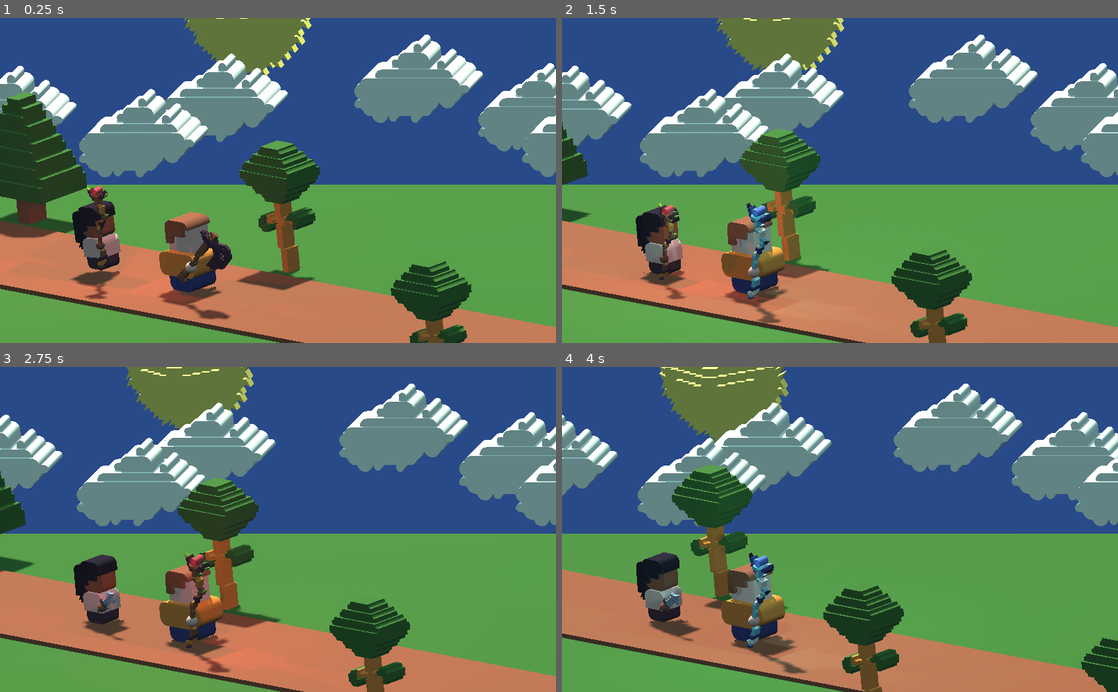
Above: before the commit, frames 1-4 (two rows, left to right).
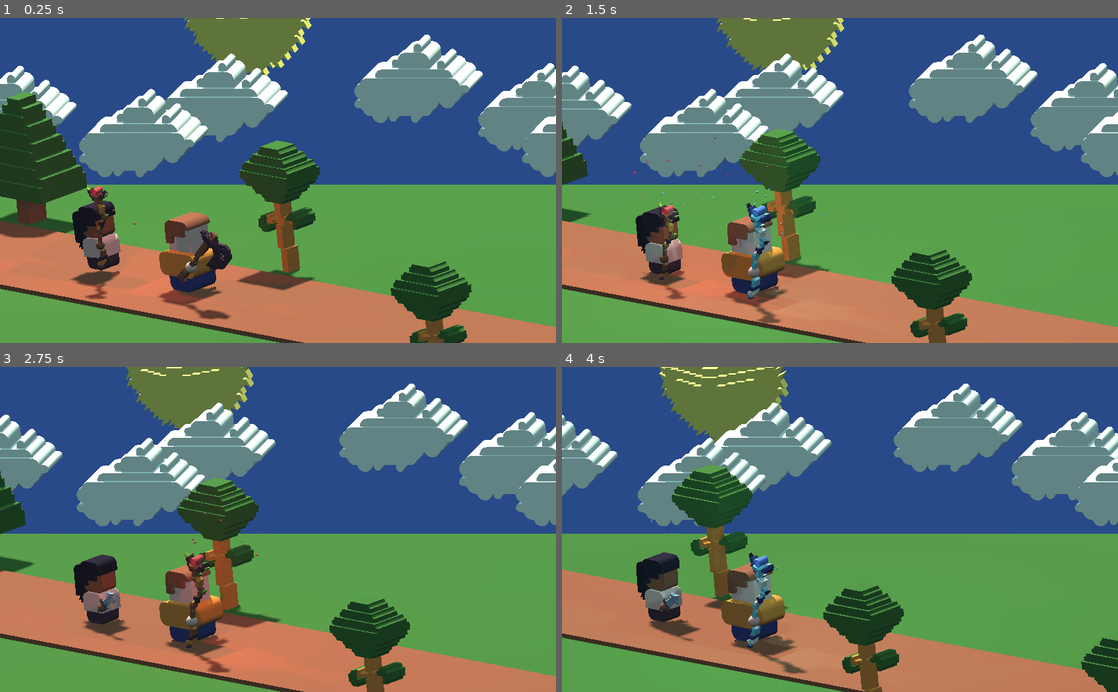
Above: after the commit, the same moments.

Repository: matt-cles/item-assistant
Game: Godot game, scene res://scenes/Main.tscn
Two runs of this game, one before a commit and one after it. Both use one fixed random seed, a clock stepped at 60 frames per second and the inputs below.
Inputs:
- Up to frame 1 (0.25 s): no input
- Up to frame 2 (1.5 s): tap Enter (ui_accept) at 0.5, 0.77 s; hold Right (ui_right) 0.53-1.28 s; hold Down (ui_down) from 1.28 s (still down)
- Up to frame 3 (2.75 s): tap Enter (ui_accept) at 1.52 s; release Down (ui_down) at 2.03 s; hold Right (ui_right) from 2.03 s (still down)
- Up to frame 4 (4 s): release Right (ui_right) at 2.78 s; hold Up (ui_up) 2.78-3.53 s; tap Enter (ui_accept) at 3.02, 3.77 s; hold Left (ui_left) from 3.53 s (still down)

The runs differ from the first frame. In frame 1, less than 0.1% of the frame differs, in the area x 17-25%, y 53-64%; in frame 2, less than 0.1%, in the area x 12-47%, y 36-67%; in frame 3, less than 0.1%; in frame 4, less than 0.1%.

Commit message:
modify items

Diff:
--- a/scenes/Items.tscn
+++ b/scenes/Items.tscn
@@ -28,6 +28,22 @@
 
 [sub_resource type="SphereMesh" id=1]
 
+[sub_resource type="ParticlesMaterial" id=2]
+lifetime_randomness = 0.4
+direction = Vector3( 0, 1, 0 )
+gravity = Vector3( 0, -1.152, 0 )
+initial_velocity = 22.64
+scale = 0.5
+scale_random = 1.0
+
+[sub_resource type="CubeMesh" id=3]
+material = ExtResource( 2 )
+size = Vector3( 0.02, 0.02, 0.02 )
+
+[sub_resource type="CubeMesh" id=4]
+material = ExtResource( 20 )
+size = Vector3( 0.02, 0.02, 0.02 )
+
 [node name="items" type="Spatial"]
 
 [node name="axes" type="Spatial" parent="."]
@@ -87,8 +103,9 @@
 ]]
 transform = Transform( 1, 0, 0, 0, 1, 0, 0, 0, 1, -0.518746, 0, 0 )
 script = ExtResource( 24 )
-stamina_cost = 10
-damage_type = 5
+damage = 25
+stamina_cost = 20
+damage_type = 3
 
 [node name="handle-mesh" type="MeshInstance" parent="swords/sword-2"]
 transform = Transform( 0.05, 0, 0, 0, 0.05, 0, 0, 0, 0.05, 0, 0, 0 )
@@ -111,7 +128,7 @@
 transform = Transform( 1, 0, 0, 0, 1, 0, 0, 0, 1, -1.06567, 0, 0 )
 script = ExtResource( 24 )
 stamina_cost = 10
-damage_type = 2
+damage_type = 4
 
 [node name="handle-mesh" type="MeshInstance" parent="swords/sword-3"]
 transform = Transform( 0.05, 0, 0, 0, 0.05, 0, 0, 0, 0.05, 0, 0, 0 )
@@ -134,7 +151,7 @@
 transform = Transform( 1, 0, 0, 0, 1, 0, 0, 0, 1, -1.63879, 0, 0 )
 script = ExtResource( 24 )
 stamina_cost = 10
-damage_type = 3
+damage_type = 5
 
 [node name="handle-mesh" type="MeshInstance" parent="swords/sword-4"]
 transform = Transform( 0.05, 0, 0, 0, 0.05, 0, 0, 0, 0.05, 0, 0, 0 )
@@ -178,6 +195,16 @@
 material/4 = ExtResource( 13 )
 material/5 = ExtResource( 1 )
 
+[node name="Particles" type="Particles" parent="staffs/staff-1/staff-1-mesh"]
+transform = Transform( 1, -2.98023e-08, 0, 2.98023e-08, 1, 0, 0, 0, 1, 0.948, 13.126, 0 )
+cast_shadow = 0
+amount = 16
+lifetime = 1.42
+randomness = 0.69
+local_coords = false
+process_material = SubResource( 2 )
+draw_pass_1 = SubResource( 3 )
+
 [node name="OmniLight" type="OmniLight" parent="staffs/staff-1/staff-1-mesh"]
 transform = Transform( 20, 0, 0, 0, 20, 0, 0, 0, 20, 0.947531, 13.126, 1.87185 )
 light_color = Color( 0.815686, 0.27451, 0.282353, 1 )
@@ -215,6 +242,16 @@
 material/4 = ExtResource( 20 )
 material/5 = ExtResource( 23 )
 
+[node name="Particles" type="Particles" parent="staffs/staff-2/staff-1-mesh"]
+transform = Transform( 1, -5.96046e-08, 0, 5.96046e-08, 1, 0, 0, 0, 1, 0.947998, 13.126, 0 )
+cast_shadow = 0
+amount = 16
+lifetime = 1.42
+randomness = 0.69
+local_coords = false
+process_material = SubResource( 2 )
+draw_pass_1 = SubResource( 4 )
+
 [node name="OmniLight" type="OmniLight" parent="staffs/staff-2/staff-1-mesh"]
 transform = Transform( 20, 0, 0, 0, 20, 0, 0, 0, 20, 0.947531, 13.126, 1.87185 )
 light_color = Color( 0.427451, 0.760784, 0.792157, 1 )
@@ -302,7 +339,7 @@
 ]]
 transform = Transform( 1, 0, 0, 0, 1, 0, 0, 0, 1, 0.331514, 0, 0 )
 script = ExtResource( 24 )
-restore_amount = 2
+restore_amount = 5
 restore_type = 1
 
 [node name="handle-mesh" type="MeshInstance" parent="potions/potion-3"]
Not shown: 1 places in scenes/Items.tscn that only renumber resources
